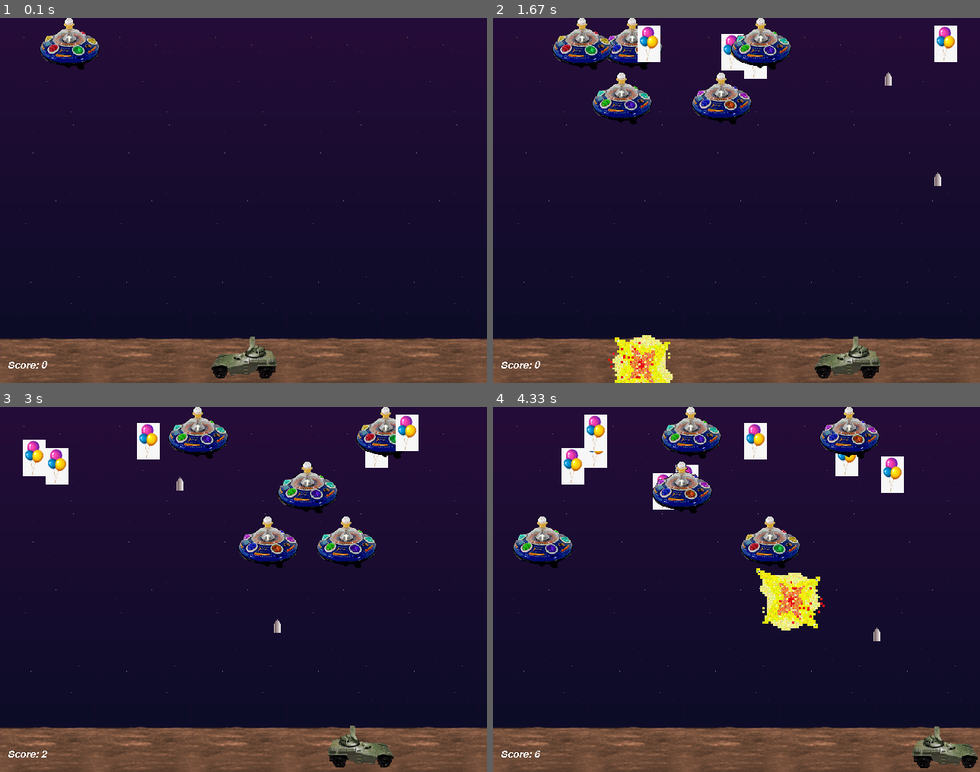
Above: before the commit, frames 1-4 (two rows, left to right).
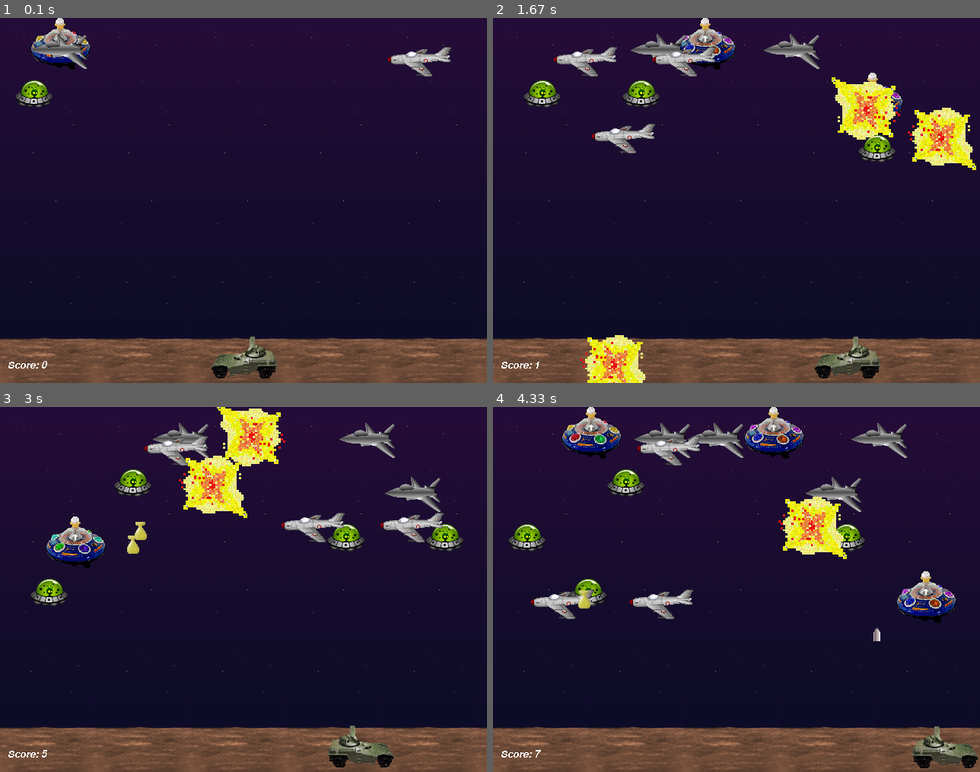
Above: after the commit, the same moments.

Repository: Arnwidh/alienpygame
Game: pygame game, started from pygame/aliens.py
Two runs of this game, one before a commit and one after it. Both use one fixed random seed, a clock stepped at 60 frames per second and the inputs below.
Inputs:
- Up to frame 1 (0.1 s): no input
- Up to frame 2 (1.67 s): hold Right 0.33-0.8 s; hold Right 0.83-1.3 s; tap Space at 0.9, 1.2, 1.4 s; tap F at 0.98 s; hold Left from 1.33 s (still down)
- Up to frame 3 (3 s): tap Space at 1.7, 1.97, 2.27, 2.4, 2.7 s; release Left at 1.87 s; hold Left 1.9-2.3 s; hold Right 2.33-2.97 s; tap F at 2.48 s
- Up to frame 4 (4.33 s): hold Left 3-3.47 s; tap Space at 3.07, 3.37, 3.57, 3.87, 4.07 s; hold Right 3.5-3.97 s; hold Right from 4 s (still down); tap F at 4.15 s

The runs differ from the first frame. In frame 1, 2.1% of the frame differs, in the area x 3-93%, y 0-25%; in frame 2, 15%; in frame 3, 14%; in frame 4, 16%, in the area x 3-96%, y 0-97%.

Commit message:
removed black background

Diff:
--- a/pygame/aliens.py
+++ b/pygame/aliens.py
@@ -44,7 +44,6 @@
 
 main_dir = os.path.split(os.path.abspath(__file__))[0]
 
-
 def load_image(file):
     """loads an image, prepares it for play"""
     file = os.path.join(main_dir, "data", file)
@@ -52,7 +51,7 @@
         surface = pg.image.load(file)
     except pg.error:
         raise SystemExit('Could not load image "%s" %s' % (file, pg.get_error()))
-    return surface.convert()
+    return surface.convert_alpha()
 
 
 def load_sound(file):
@@ -111,16 +110,43 @@
 class Balloon(pg.sprite.Sprite):
     """A simple balloon"""
 
-    speed = 30
-    animcycle = 10000
+    speed = 10
+    animcycle = 100
     images = []
 
     def __init__(self):
         pg.sprite.Sprite.__init__(self, self.containers)
         self.image = self.images[0]
-        self.image = pg.transform.scale(self.image, (50, 50))
-        self.rect = pg.Rect(10, 10, 10, 10)
+        self.image = pg.transform.scale(self.image, (100, 100))
+        self.rect = pg.Rect(10, 10, 100, 100)
         self.facing = random.choice((-1, 1)) * Balloon.speed
+        self.frame = 0
+        if self.facing < 0:
+            self.rect.right = SCREENRECT.right
+
+    def update(self):
+        self.rect.move_ip(self.facing, 0)
+        if not SCREENRECT.contains(self.rect):
+            self.facing = -self.facing
+            self.rect.top = self.rect.bottom + 1
+            self.rect = self.rect.clamp(SCREENRECT)
+        self.frame = self.frame + 1
+        # self.image = self.images[self.frame // self.animcycle % 3]
+
+
+
+class Alien(pg.sprite.Sprite):
+    """An alien space ship. That slowly moves down the screen."""
+
+    speed = 10
+    animcycle = 12
+    images = []
+
+    def __init__(self):
+        pg.sprite.Sprite.__init__(self, self.containers)
+        self.image = self.images[0]
+        self.rect = self.image.get_rect()
+        self.facing = random.choice((-1, 1)) * Alien.speed
         self.frame = 0
         if self.facing < 0:
             self.rect.right = SCREENRECT.right
@@ -135,19 +161,18 @@
         self.image = self.images[self.frame // self.animcycle % 3]
 
 
-
-class Alien(pg.sprite.Sprite):
-    """An alien space ship. That slowly moves down the screen."""
-
-    speed = 13
-    animcycle = 12
+class Plane(pg.sprite.Sprite):
+
+    speed = 5
     images = []
 
     def __init__(self):
         pg.sprite.Sprite.__init__(self, self.containers)
         self.image = self.images[0]
-        self.rect = self.image.get_rect()
-        self.facing = random.choice((-1, 1)) * Alien.speed
+        self.image = pg.transform.scale(self.image,(90,70))
+        self.rect = pg.Rect(10, 10, 90,70)
+        #self.rect = self.image.get_rect()
+        self.facing = random.choice((-1, 1)) * Plane.speed
         self.frame = 0
         if self.facing < 0:
             self.rect.right = SCREENRECT.right
@@ -159,8 +184,17 @@
             self.rect.top = self.rect.bottom + 1
             self.rect = self.rect.clamp(SCREENRECT)
         self.frame = self.frame + 1
-        self.image = self.images[self.frame // self.animcycle % 3]
-
+
+class OtherAlien(Alien):
+    images = []
+    speed = -10
+    def __init__(self):
+        pg.sprite.Sprite.__init__(self, self.containers)
+        self.image = self.images[0]
+        self.image = pg.transform.scale(self.image, (80, 71))
+        self.rect = pg.Rect(10, 10, 80, 71)
+        self.facing = OtherAlien.speed
+        self.frame = 0
 
 class Explosion(pg.sprite.Sprite):
     """An explosion. Hopefully the Alien and not the player!"""
@@ -278,9 +312,11 @@
     img = load_image("explosion1.gif")
     Explosion.images = [img, pg.transform.flip(img, 1, 1)]
     Alien.images = [load_image(im) for im in ("alien1.gif", "alien2.gif", "alien3.gif")]
-    Balloon.images = [load_image("balloon.png")]
+    Balloon.images = [load_image("plane.png")]
+    OtherAlien.images = [load_image(im) for im in ("alienny2.png", "alienny2.png", "alienny2.png")]
     Bomb.images = [load_image("bomb.gif")]
     Shot.images = [load_image("shot.gif")]
+    Plane.images = [load_image(i) for i in ("plane4.png", "plane4.png")]
 
     # decorate the game window
     icon = pg.transform.scale(Alien.images[0], (32, 32))
@@ -313,12 +349,17 @@
     all = pg.sprite.RenderUpdates()
     lastalien = pg.sprite.GroupSingle()
     lastballoon = pg.sprite.GroupSingle()
+    planes = pg.sprite.Group()
+    last_palne = pg.sprite.GroupSingle()
+
 
 
     # assign default groups to each sprite class
     Player.containers = all
     Alien.containers = aliens, all, lastalien
     Balloon.containers = balloons, all, lastballoon
+    OtherAlien.containers = aliens, all
+    Plane.containers = planes, all, last_palne
     Shot.containers = shots, all
     Bomb.containers = bombs, all
     Explosion.containers = all
@@ -333,7 +374,9 @@
     global SCORE
     player = Player()
     Alien()  # note, this 'lives' because it goes into a sprite group
-
+    OtherAlien()
+    Balloon()
+    Plane()
     if pg.font:
         all.add(Score())
 
@@ -387,15 +430,29 @@
         if alienreload:
             alienreload = alienreload - 1
         elif not int(random.random() * ALIEN_ODDS):
-            Alien()
-            Balloon()
+            if(random.randint(0, 1) == 0):
+                Alien()
+                Plane()
+            else:
+                OtherAlien()
+                Balloon()
             alienreload = ALIEN_RELOAD
 
         # Drop bombs
+        if last_palne and not int(random.random()* BOMB_ODDS):
+            Bomb(last_palne.sprite)
         if lastalien and not int(random.random() * BOMB_ODDS):
             Bomb(lastalien.sprite)
 
         # Detect collisions between aliens and players.
+        for plane in pg.sprite.spritecollide(player,planes,1):
+            if pg.mixer:
+                boom_sound.play()
+            Explosion(plane)
+            Explosion(player)
+            SCORE = SCORE + 1
+            player.kill()
+
         for alien in pg.sprite.spritecollide(player, aliens, 1):
             if pg.mixer:
                 boom_sound.play()
@@ -415,6 +472,11 @@
 
 
         # See if shots hit the aliens.
+        for plane in pg.sprite.groupcollide(planes, shots, 1,1).keys():
+            if pg.mixer:
+                boom_sound.play()
+            Explosion(plane)
+            SCORE = SCORE + 1
         for alien in pg.sprite.groupcollide(aliens, shots, 1, 1).keys():
             if pg.mixer:
                 boom_sound.play()
Binary file added: pygame/data/42-57433134.webp
Binary file added: pygame/data/alienny2.png
Binary file added: pygame/data/background1.gif
Binary file added: pygame/data/background3.gif
Binary file added: pygame/data/background4.png
Binary file added: pygame/data/nedladdning.jfif
Binary file added: pygame/data/plane.png
Binary file added: pygame/data/plane1.gif
Binary file added: pygame/data/plane2.png
Binary file added: pygame/data/plane3.gif
Binary file added: pygame/data/plane4.jpg
Binary file added: pygame/data/plane4.png
(and 1 more such lines)
